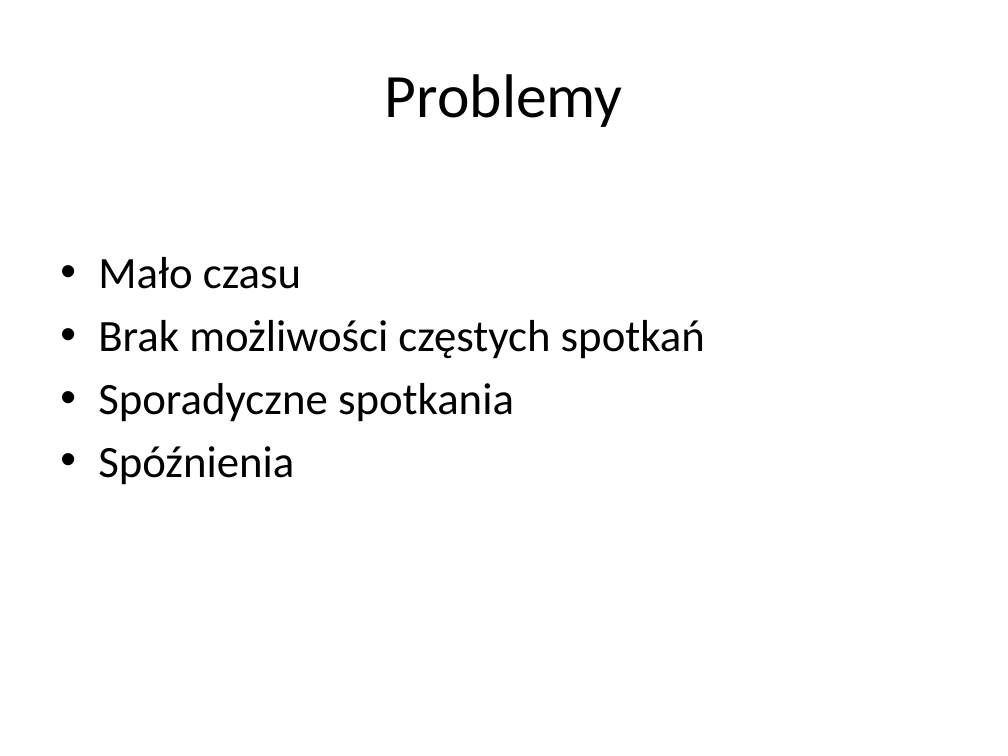
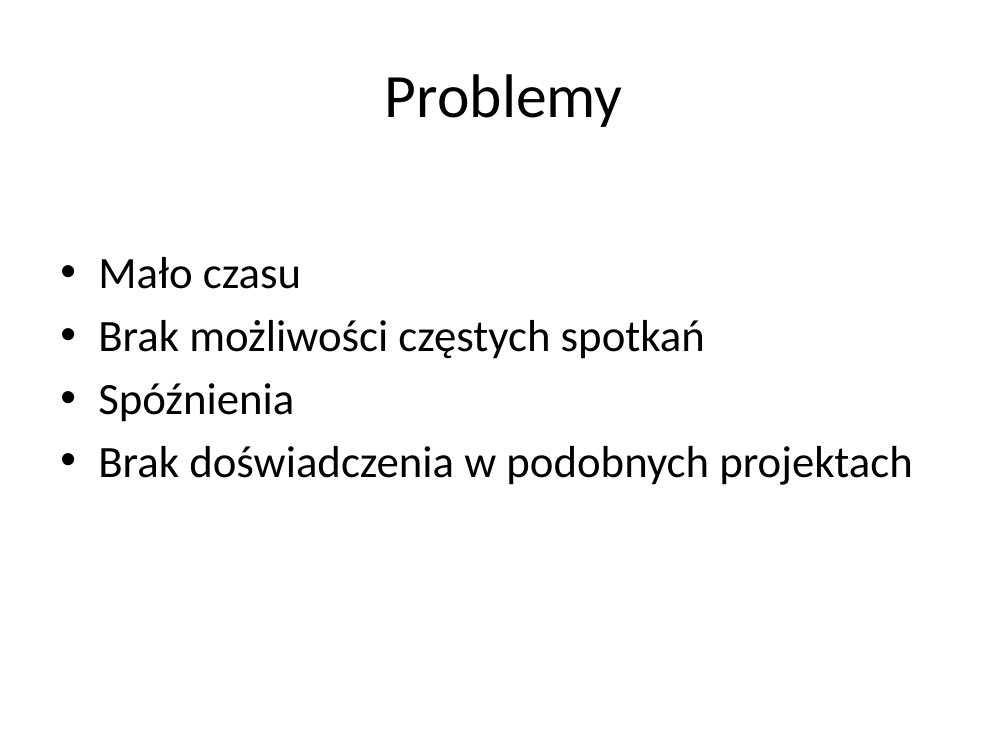
Before and after one commit to nielu/RandomGame, a slide deck: slide 11 of RandomGame.pptx (slide 7 before the commit). Drawn at 1008x756 pixels with LibreOffice and Linux fonts; fonts in the diff are those of the drawing; background and template pictures are left out. Boxes give left, top, right and bottom in pixels: in the first picture for what was removed or moved away, otherwise in the second. Text is boxed around its words. In the diff, an @@ line names an element or a change of style, - is before the commit and + after.

```diff
--- a/RandomGame.pptx
+++ b/RandomGame.pptx
@@ text at [98, 383, 514, 422]: paragraph removed @@
-• Sporadyczne spotkania
@@ text at [98, 446, 913, 485]: paragraph added @@
+• Brak doświadczenia w podobnych projektach
```
Also in this commit, not shown: 7 other slides changed, 5 slides added, 2 slides removed.
